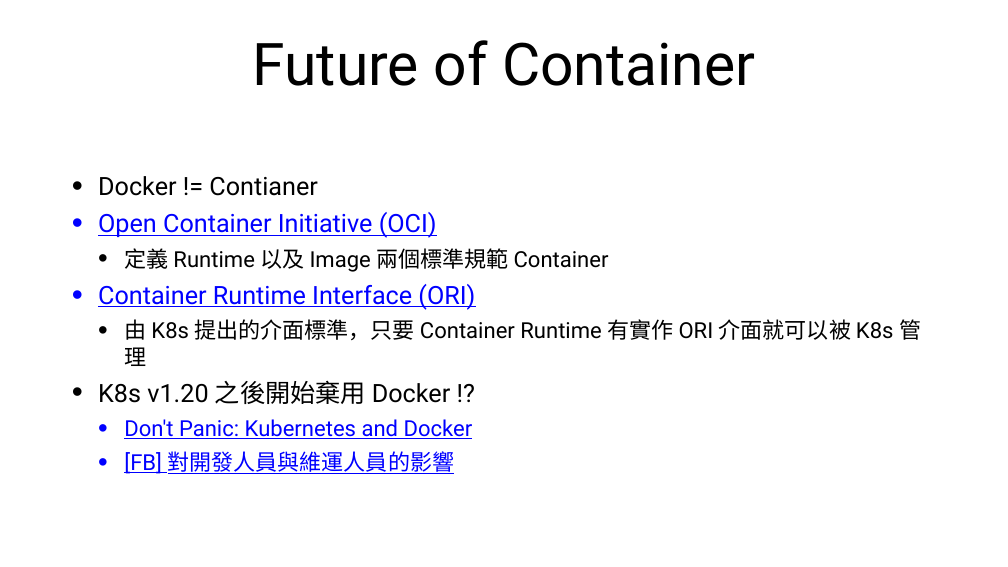
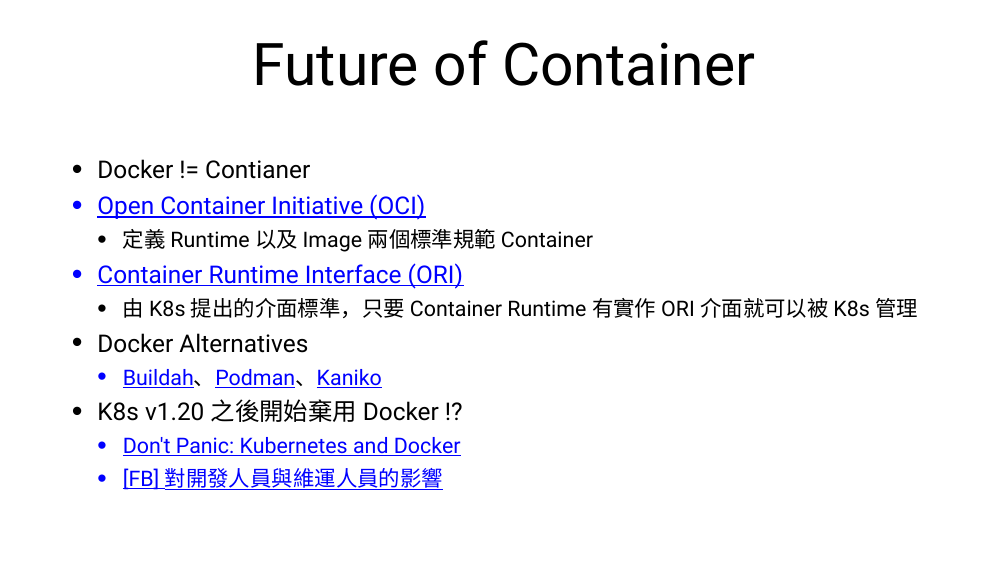
Before and after one commit to cathaylife-devops/docker-tutorial, a slide deck: slide 43 of docker-tutorial.pptx. Drawn at 1008x567 pixels with LibreOffice and Linux fonts; fonts in the diff are those of the drawing. Boxes give left, top, right and bottom in pixels: in the first picture for what was removed or moved away, otherwise in the second. Text is boxed around its words. In the diff, an @@ line names an element or a change of style, - is before the commit and + after.

```diff
--- a/docker-tutorial.pptx
+++ b/docker-tutorial.pptx
@@ text at (x1=97, y1=159, x2=918, y2=490): size 48 to 46.6 pt in "Docker != Contianer", "Open Container Initiative (OCI)", "Container Runtime Interface (ORI)", "K8s v1.20 之後開始棄用 Docker !?"; size 42 to 40.7 pt in "定義 Runtime 以及 Image 兩個標準規範 Container", "由 K8s 提出的介面標準，只要 Container Runtime 有實作 ORI ...", "Don't Panic: Kubernetes and Docker", "[FB] 對開發人員與維運人員的影響"; indent changed; less space between paragraphs @@
@@ text at (x1=97, y1=333, x2=382, y2=388): paragraphs added @@
+• Docker Alternatives
+  • Buildah、Podman、Kaniko
```
Also in this commit, not shown: 3 other slides changed, 2 other files.
